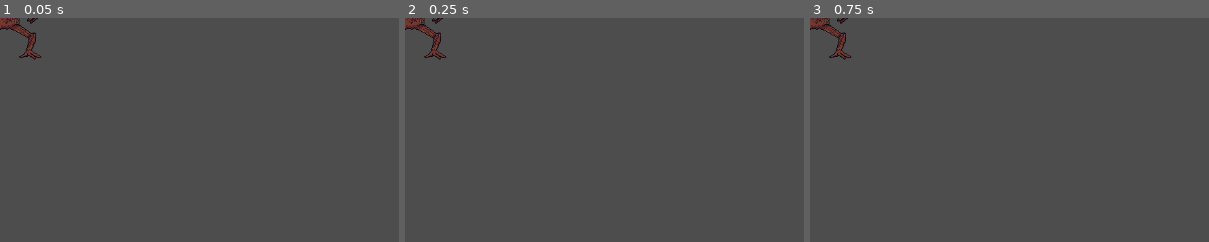
Above: before the commit, frames 1-3 (left to right).
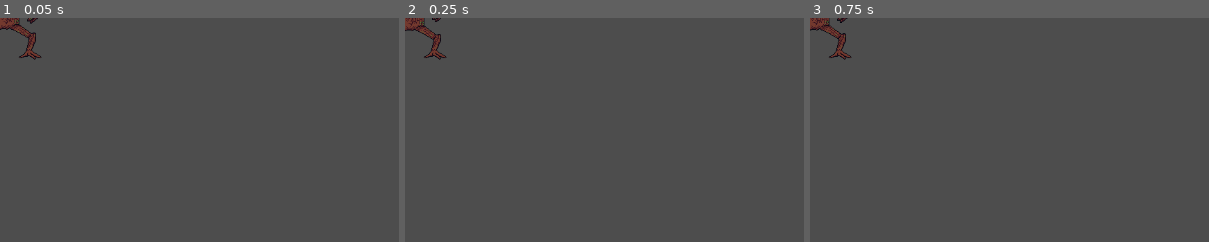
Above: after the commit, the same moments.

Repository: SEANVSA/Prototype
Game: Godot game, scene res://scenes/Monster/monster3.tscn
Two runs of this game, one before a commit and one after it. Both use one fixed random seed, a clock stepped at 60 frames per second and the inputs below. This scene is started directly instead of the project's main scene.
Inputs (mouse positions are % of the whole screen's width and height, from its top left):
- Up to frame 1 (0.05 s): no input
- Up to frame 2 (0.25 s): no input
- Up to frame 3 (0.75 s): tap Enter at 0.5 s; move the mouse to (72, 45) at 0.52 s; click (72, 45) at 0.67 s
The pictures show only the part of the screen within x 0-50%, y 0-50%; the shares and areas given below are measured in that part.

Frame 1 is identical in both runs. In frame 2, 0.3% of the frame differs, in the area x 0-10%, y 0-11%; in frame 3, 0.2%.

Commit message:
attacked

Diff:
--- a/scenes/Hero/Minotaur.tscn
+++ b/scenes/Hero/Minotaur.tscn
@@ -210,7 +210,7 @@
 [node name="AnimatedSprite2D" type="AnimatedSprite2D" parent="."]
 sprite_frames = SubResource("SpriteFrames_oee24")
 animation = &"walk"
-frame_progress = 0.70272
+frame_progress = 0.682107
 
 [node name="CollisionShape2D" type="CollisionShape2D" parent="."]
 position = Vector2(1.5, -5.5)
--- /dev/null
+++ b/scenes/Monster/Monster4.tscn
@@ -0,0 +1,89 @@
+[gd_scene load_steps=13 format=3 uid="uid://bb3tmjraxityg"]
+
+[ext_resource type="Texture2D" uid="uid://cpy2umlxsr2os" path="res://assets/sprites/Monster4/02-neutral-attacked.png" id="1_h2lan"]
+[ext_resource type="Texture2D" uid="uid://2fh2o5y6ppg4" path="res://assets/sprites/Monster4/02-neutral.png" id="2_057tw"]
+
+[sub_resource type="AtlasTexture" id="AtlasTexture_b8ibq"]
+atlas = ExtResource("1_h2lan")
+region = Rect2(0, 0, 44, 59)
+
+[sub_resource type="AtlasTexture" id="AtlasTexture_4bqgi"]
+atlas = ExtResource("1_h2lan")
+region = Rect2(44, 0, 44, 59)
+
+[sub_resource type="AtlasTexture" id="AtlasTexture_p0d5i"]
+atlas = ExtResource("1_h2lan")
+region = Rect2(88, 0, 44, 59)
+
+[sub_resource type="AtlasTexture" id="AtlasTexture_dx3no"]
+atlas = ExtResource("1_h2lan")
+region = Rect2(132, 0, 44, 59)
+
+[sub_resource type="AtlasTexture" id="AtlasTexture_7p14f"]
+atlas = ExtResource("2_057tw")
+region = Rect2(0, 0, 44, 59)
+
+[sub_resource type="AtlasTexture" id="AtlasTexture_i6qg3"]
+atlas = ExtResource("2_057tw")
+region = Rect2(44, 0, 44, 59)
+
+[sub_resource type="AtlasTexture" id="AtlasTexture_6gkel"]
+atlas = ExtResource("2_057tw")
+region = Rect2(88, 0, 44, 59)
+
+[sub_resource type="AtlasTexture" id="AtlasTexture_tatwv"]
+atlas = ExtResource("2_057tw")
+region = Rect2(132, 0, 44, 59)
+
+[sub_resource type="SpriteFrames" id="SpriteFrames_ccavv"]
+animations = [{
+"frames": [{
+"duration": 1.0,
+"texture": SubResource("AtlasTexture_b8ibq")
+}, {
+"duration": 1.0,
+"texture": SubResource("AtlasTexture_4bqgi")
+}, {
+"duration": 1.0,
+"texture": SubResource("AtlasTexture_p0d5i")
+}, {
+"duration": 1.0,
+"texture": SubResource("AtlasTexture_dx3no")
+}],
+"loop": false,
+"name": &"attacked",
+"speed": 5.0
+}, {
+"frames": [{
+"duration": 1.0,
+"texture": SubResource("AtlasTexture_7p14f")
+}, {
+"duration": 1.0,
+"texture": SubResource("AtlasTexture_i6qg3")
+}, {
+"duration": 1.0,
+"texture": SubResource("AtlasTexture_6gkel")
+}, {
+"duration": 1.0,
+"texture": SubResource("AtlasTexture_tatwv")
+}],
+"loop": true,
+"name": &"idle",
+"speed": 7.0
+}]
+
+[sub_resource type="RectangleShape2D" id="RectangleShape2D_10xcx"]
+size = Vector2(27, 51)
+
+[node name="Monster4" type="CharacterBody2D"]
+
+[node name="AnimatedSprite2D" type="AnimatedSprite2D" parent="."]
+sprite_frames = SubResource("SpriteFrames_ccavv")
+animation = &"attacked"
+autoplay = "idle"
+frame = 3
+frame_progress = 1.0
+
+[node name="CollisionShape2D" type="CollisionShape2D" parent="."]
+position = Vector2(-0.5, 1.5)
+shape = SubResource("RectangleShape2D_10xcx")
--- a/scenes/Monster/monster3.tscn
+++ b/scenes/Monster/monster3.tscn
@@ -1,6 +1,31 @@
-[gd_scene load_steps=12 format=3 uid="uid://njp0hy50aad1"]
+[gd_scene load_steps=19 format=3 uid="uid://njp0hy50aad1"]
 
-[ext_resource type="Texture2D" uid="uid://lmcpby0rlunj" path="res://assets/sprites/08-earth-miniboss.png" id="1_m33ot"]
+[ext_resource type="Texture2D" uid="uid://bqsd0vlstg78h" path="res://assets/sprites/Monster3/08-earth-miniboss-attacked.png" id="1_gnpxm"]
+[ext_resource type="Texture2D" uid="uid://lmcpby0rlunj" path="res://assets/sprites/Monster3/08-earth-miniboss.png" id="1_m33ot"]
+
+[sub_resource type="AtlasTexture" id="AtlasTexture_wlaog"]
+atlas = ExtResource("1_gnpxm")
+region = Rect2(0, 0, 156, 120)
+
+[sub_resource type="AtlasTexture" id="AtlasTexture_adqif"]
+atlas = ExtResource("1_gnpxm")
+region = Rect2(156, 0, 156, 120)
+
+[sub_resource type="AtlasTexture" id="AtlasTexture_qbb76"]
+atlas = ExtResource("1_gnpxm")
+region = Rect2(312, 0, 156, 120)
+
+[sub_resource type="AtlasTexture" id="AtlasTexture_7e1c0"]
+atlas = ExtResource("1_gnpxm")
+region = Rect2(468, 0, 156, 120)
+
+[sub_resource type="AtlasTexture" id="AtlasTexture_fjiju"]
+atlas = ExtResource("1_gnpxm")
+region = Rect2(624, 0, 156, 120)
+
+[sub_resource type="AtlasTexture" id="AtlasTexture_c7feq"]
+atlas = ExtResource("1_gnpxm")
+region = Rect2(780, 0, 156, 120)
 
 [sub_resource type="AtlasTexture" id="AtlasTexture_ch6pf"]
 atlas = ExtResource("1_m33ot")
@@ -38,6 +63,29 @@
 animations = [{
 "frames": [{
 "duration": 1.0,
+"texture": SubResource("AtlasTexture_wlaog")
+}, {
+"duration": 1.0,
+"texture": SubResource("AtlasTexture_adqif")
+}, {
+"duration": 1.0,
+"texture": SubResource("AtlasTexture_qbb76")
+}, {
+"duration": 1.0,
+"texture": SubResource("AtlasTexture_7e1c0")
+}, {
+"duration": 1.0,
+"texture": SubResource("AtlasTexture_fjiju")
+}, {
+"duration": 1.0,
+"texture": SubResource("AtlasTexture_c7feq")
+}],
+"loop": false,
+"name": &"attacked",
+"speed": 5.0
+}, {
+"frames": [{
+"duration": 1.0,
 "texture": SubResource("AtlasTexture_ch6pf")
 }, {
 "duration": 1.0,
@@ -62,7 +110,7 @@
 "texture": SubResource("AtlasTexture_aaeq1")
 }],
 "loop": true,
-"name": &"default",
+"name": &"idle",
 "speed": 12.0
 }]
 
@@ -73,7 +121,10 @@
 
 [node name="AnimatedSprite2D" type="AnimatedSprite2D" parent="."]
 sprite_frames = SubResource("SpriteFrames_wqwum")
-frame_progress = 0.990999
+animation = &"attacked"
+autoplay = "idle"
+frame = 5
+frame_progress = 1.0
 
 [node name="CollisionShape2D" type="CollisionShape2D" parent="."]
 position = Vector2(2, 1.5)
Binary file added: assets/sprites/Monster3/08-earth-miniboss-attacked.png
Not shown, changed: assets/sprites/Monster3/08-earth-miniboss-attacked.png.import
Renamed: assets/sprites/08-earth-miniboss.png -> assets/sprites/Monster3/08-earth-miniboss.png
Not shown, added: assets/sprites/Monster3/08-earth-miniboss.png.import
Binary file added: assets/sprites/Monster4/02-neutral-attacked.png
Not shown, added: assets/sprites/Monster4/02-neutral-attacked.png.import
Binary file added: assets/sprites/Monster4/02-neutral.png
Not shown, added: assets/sprites/Monster4/02-neutral.png.import
